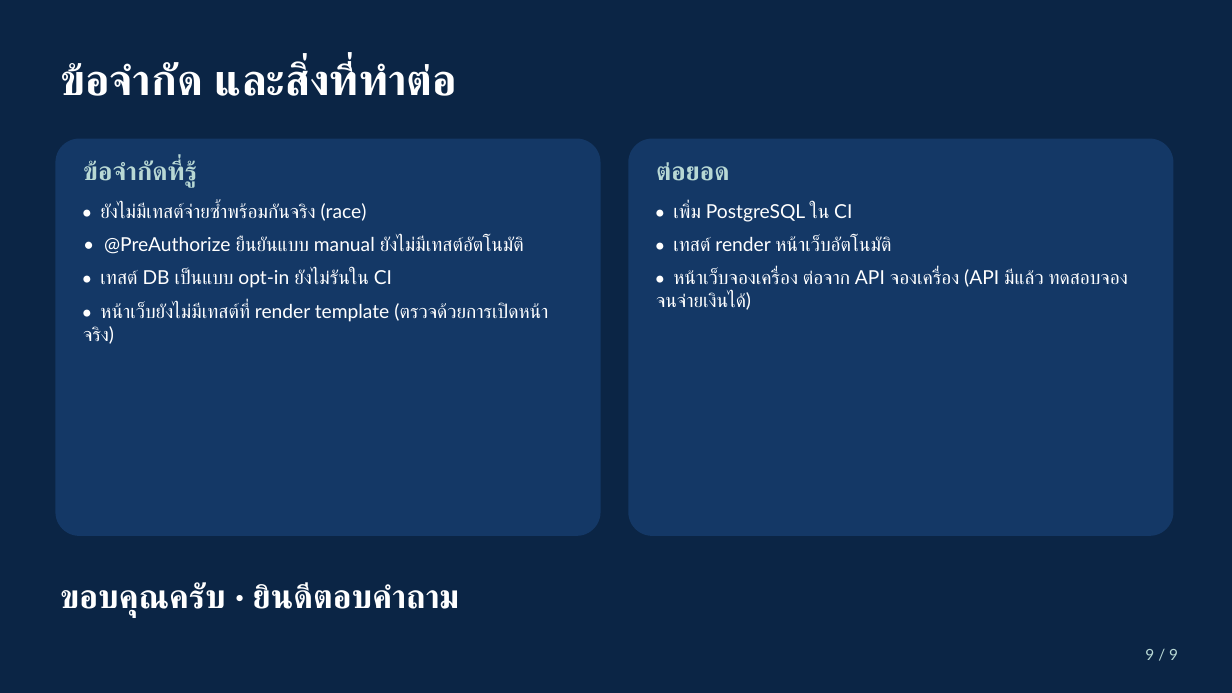
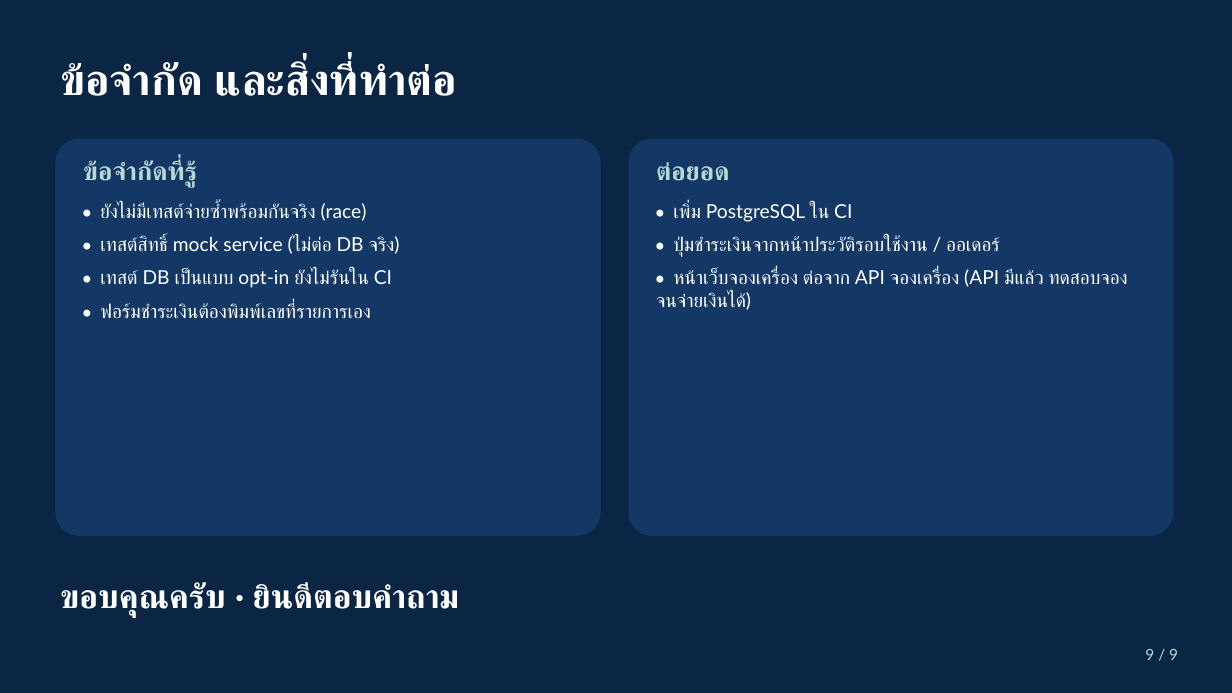
Before and after one commit to Oakiez/Laundry-Hub, a slide deck: slide 9 of doc/slide/shogun-payment-notification.pptx. Drawn at 1232x693 pixels with LibreOffice and Linux fonts; fonts in the diff are those of the drawing. Boxes give left, top, right and bottom in pixels: in the first picture for what was removed or moved away, otherwise in the second. Text is boxed around its words. In the diff, an @@ line names an element or a change of style, - is before the commit and + after.

Commit message:
test: add security and template-render tests for payment and notification endpoints

```diff
--- a/doc/slide/shogun-payment-notification.pptx
+++ b/doc/slide/shogun-payment-notification.pptx
@@ text at <box>100,236,400,254</box>: text changed @@
-• @PreAuthorize ยืนยันแบบ manual ยังไม่มีเทสต์อัตโนมัติ
+• เทสต์สิทธิ์ mock service (ไม่ต่อ DB จริง)
@@ text at <box>673,236,999,255</box>: text changed @@
-• เทสต์ render หน้าเว็บอัตโนมัติ
+• ปุ่มชำระเงินจากหน้าประวัติรอบใช้งาน / ออเดอร์
@@ text at <box>100,303,371,318</box>: text changed @@
-• หน้าเว็บยังไม่มีเทสต์ที่ render template (ตรวจด้วยการเปิดหน้าจริง)
+• ฟอร์มชำระเงินต้องพิมพ์เลขที่รายการเอง
```
Also in this commit, not shown: 1 other slide changed, 4 other files.
